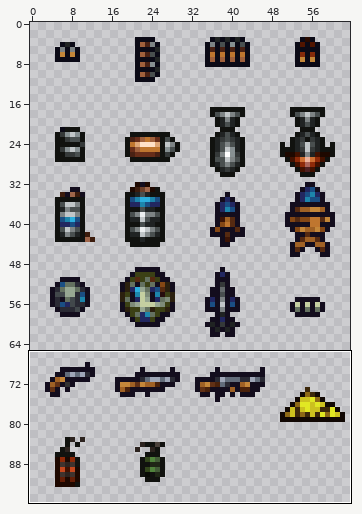
A sprite sheet gets an edit: Hope_TFlippy_TerritoryControl_Structures/Entities/Structures/Factories/Assembler/AssemblerIcons.png. The picture above shows the old version from afar; the outline marks the close-up.
Close-up. The starting point:
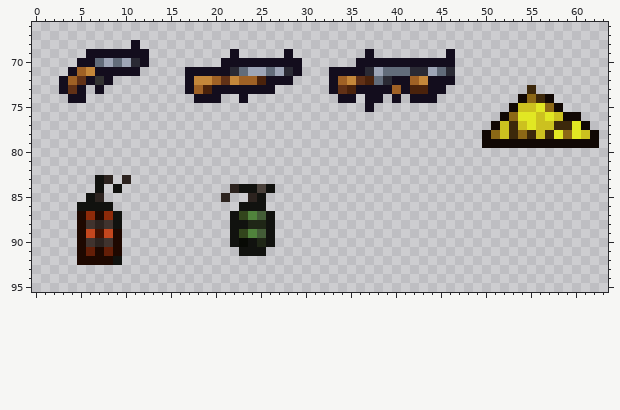
The file is 64x96 pixels. Colours within 5 levels of each other are drawn and written as one. Shown: x 0..63, y 66..95. The commit also changed other parts of the picture, which this record leaves out.
Now the later version:
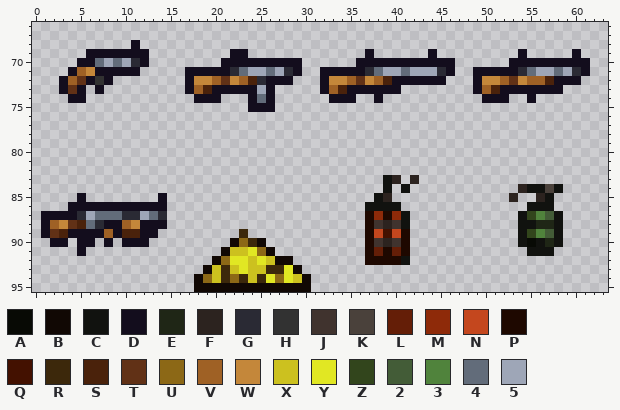
Palette (. is transparent): A #080a05  B #110804  C #11120f  D #130d1d  E #1f2616  F #2c231f  G #2a2a34  H #323232  J #40332e  K #4a413b  L #641e07  M #8e2a09  N #c4471e  P #1e0800  Q #431100  R #3c280b  S #4a220b  T #613116  U #8c6816  V #9f6125  W #c4873a  X #ccc11f  Y #e1e723  Z #32451c  2 #435c37  3 #50833c  4 #626c7a  5 #9ea6b7
Change:
Changed rows in their new state; - is an unchanged pixel.
first column x 23:
69 D----.---------------D-.-------D-----D--
70 ------------------------------DDDDDDDDD-
71 ---------D-----455-55-GD--DDDDDG45545GD-
72 -SG------DWWV-WVS--DD--.--DWWVTWVVSDDD--
73 --5------DVSD----D.....---DVSDDDDDDD----
74 .D4D------D---.--.-...-----DDD-.D..-----
75 -DDD----------.---------------......----
76 -----------------------------.........--
77 ----------------------------...........-
78 ---------------------------.............
79 ---------------------------.............
first column x 1:
83 ------..-.----------------------------CF-F----------------
84 ------.-.------------.....------------C-C------------FCCKC
85 ----D..------D------.--..------------CF-------------F--FC-
86 ---DDDDDDDDDDD--------...-----------CCCC--------------CCC-
87 DDDDG5444GG54G-------.....----------PMPMC------------CZ32C
88 DVWTS4GDDVWDDD-------.....----------PJFJC------------CCEEC
89 DTSDDDDVDSSDD--------.R...----------PNQNP------------CZ32C
90 -DD-DD.D.DDD---------BURB.----------PJFJP------------CACEC
91 ----D....-----------BXXYUB----------PLPLP-------------CCC-
92 ----.....----------BUYYXYXBB--------PPPPC-----------------
93 ------------------BXRXYXXRRYB-----------------------------
94 -----------------BUXRURXRYUYXB----------------------------
95 -----------------BBBBBBBBBBBBB----------------------------
